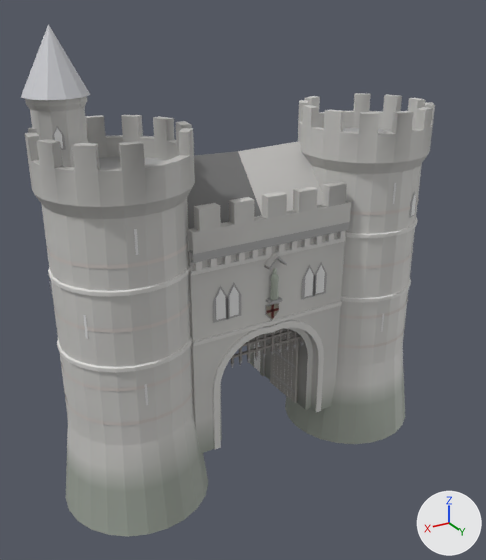
The glTF model art/models/env_aldgate.glb, before and after one commit.
One viewpoint serves both versions: a 50 mm camera at (16.8, 28.0, 21.6) aimed at (0.5, 0.8, 8.1). The axes (+X, +Y, +Z) are drawn at lower right. The lights are the same throughout. The older version comes first. Objects named as collision shapes, trigger or cutter boxes, shadow casters or lower levels of detail are left out. Vertices at exactly the same position are counted once.

Names of what the first picture shows: 'Fittings', 'Gate', 'Towers'.
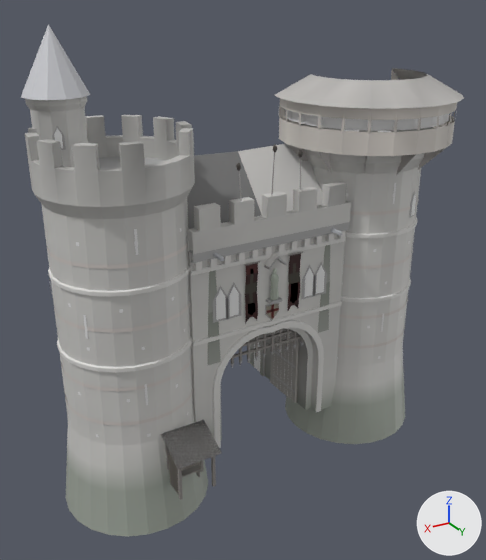
Changed parts and their boxes (x1, y1, x2, y2) in the pictures (486 x 560 px):
'Fittings', reshaped: before (231, 329, 304, 403); after (161, 68, 464, 500)
part 1 of me_fittings, added: after (331, 228, 342, 235)
part 2 of me_fittings, added: after (213, 253, 224, 261)
part 3 of me_fittings, added: after (211, 456, 216, 487)
part 4 of me_fittings, added: after (177, 469, 183, 500)
part 5 of me_fittings, added: after (165, 444, 169, 470)
part 6 of me_fittings, added: after (236, 68, 464, 201)
part 7 of me_fittings, added: after (208, 245, 330, 365)
part 8 of me_fittings, added: after (161, 420, 222, 494)

Edits to the bpy script that builds the scene:
```text
Add mat_stone_ashlar:
    mat_stone_ashlar = bpy.data.materials.new('stone_ashlar')
    # nodes: BsdfPrincipled, Mix, OutputMaterial, VertexColor
    # colours: white #e7e7e7, mixed with the vertex colours
Add mat_wood_frame:
    mat_wood_frame = bpy.data.materials.new('wood_frame')
    # nodes: BsdfPrincipled, Mix, OutputMaterial, VertexColor
    # colours: white #e7e7e7, mixed with the vertex colours
Change me_fittings:
    used by ob_fittings; location = (0.0, 0.0, 0.0)
    remove me_fittings.from_pydata(...)  # 247 vertices, 204 faces; spans x -2.65..2.65, y -1.0..2.25, z 0.06..5.7
    add me_fittings.from_pydata(...)  # 765 vertices, 862 faces; spans x -11.66..6.75, y -1.15..5.65, z 0.0..17.8
    me_fittings part 1: a new loose piece, a box spanning x -3.38..-3.22, y 3.05..3.8, z 10.7..10.84, in mat_iron_cart
    me_fittings part 2: a new loose piece, a box spanning x 3.22..3.38, y 3.05..3.8, z 10.7..10.84, in mat_iron_cart
    me_fittings part 3: the loose piece of 8 vertices spanning x 2.35..2.45, y 2.12..2.23, z 4.3..4.57 is copied, and the copy is scaled about its middle by (1.27, 1.27, 8.1), then moved by (2.35, 3.07, -3.34), in mat_wood_frame; it spans x 4.68..4.82, y 5.18..5.32, z 0.0..2.2
    me_fittings part 4: the loose piece of 8 vertices spanning x 2.35..2.45, y 2.12..2.23, z 4.3..4.57 is copied, and the copy is scaled about its middle by (1.27, 1.27, 8.1), then moved by (4.1, 3.07, -3.34), in mat_wood_frame; it spans x 6.43..6.57, y 5.18..5.32, z 0.0..2.2
    me_fittings part 5: the loose piece of 8 vertices spanning x 2.35..2.45, y 2.12..2.23, z 4.3..4.57 is copied, and the copy is scaled about its middle by (1.27, 1.27, 10.1), then moved by (4.1, 1.82, -3.06), in mat_wood_frame; it spans x 6.43..6.57, y 3.93..4.07, z 0.0..2.75
    me_fittings part 6: 352 vertices added at x -11.66..2.08, y -1.15..5.55, z 11.9..17.8
    me_fittings part 7: 68 vertices added at x -3.66..3.66, y 2.82..2.96, z 5.0..10.1
    me_fittings part 8: 34 vertices added at x 4.5..6.75, y 3.9..5.65, z 0.0..2.85
    other edits to the shape of me_fittings do not show in these pictures
    add me_fittings.materials.append(mat_painted)
    add me_fittings.materials.append(mat_stone_ashlar)
    add me_fittings.materials.append(mat_wood_frame)
```
